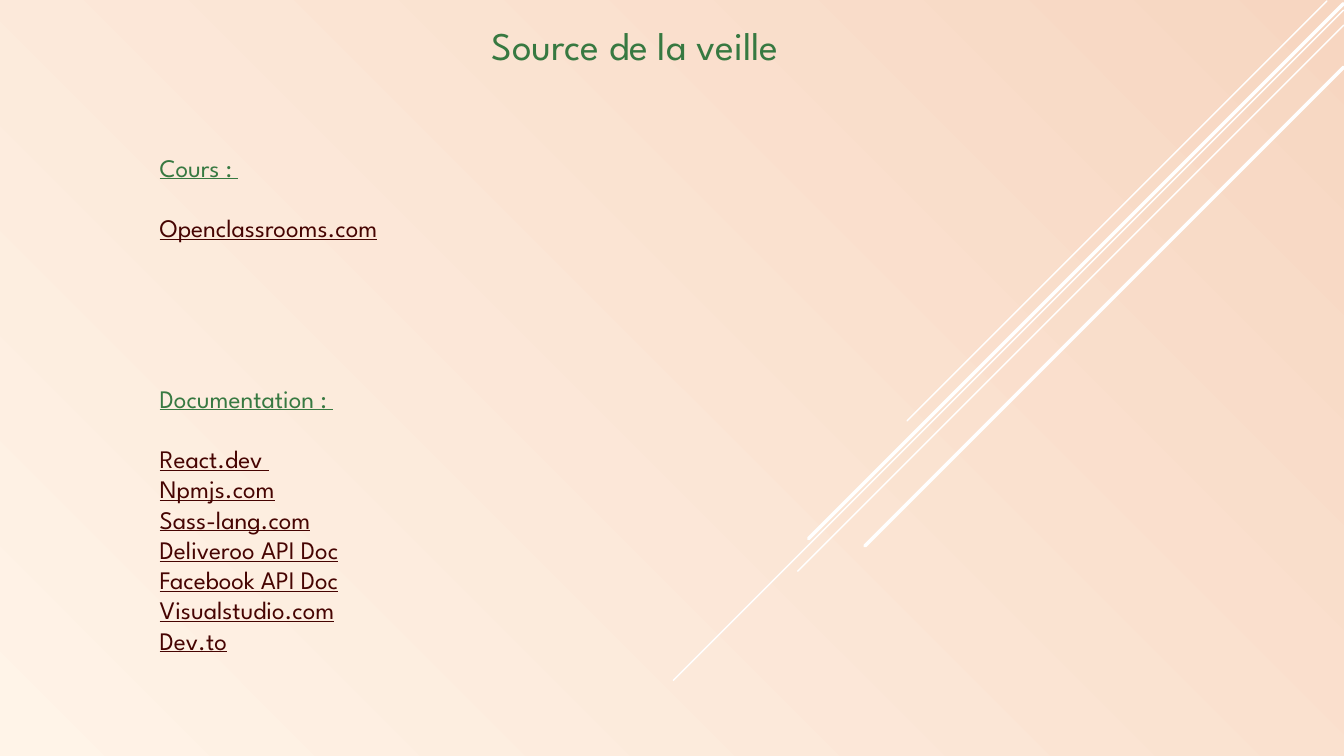
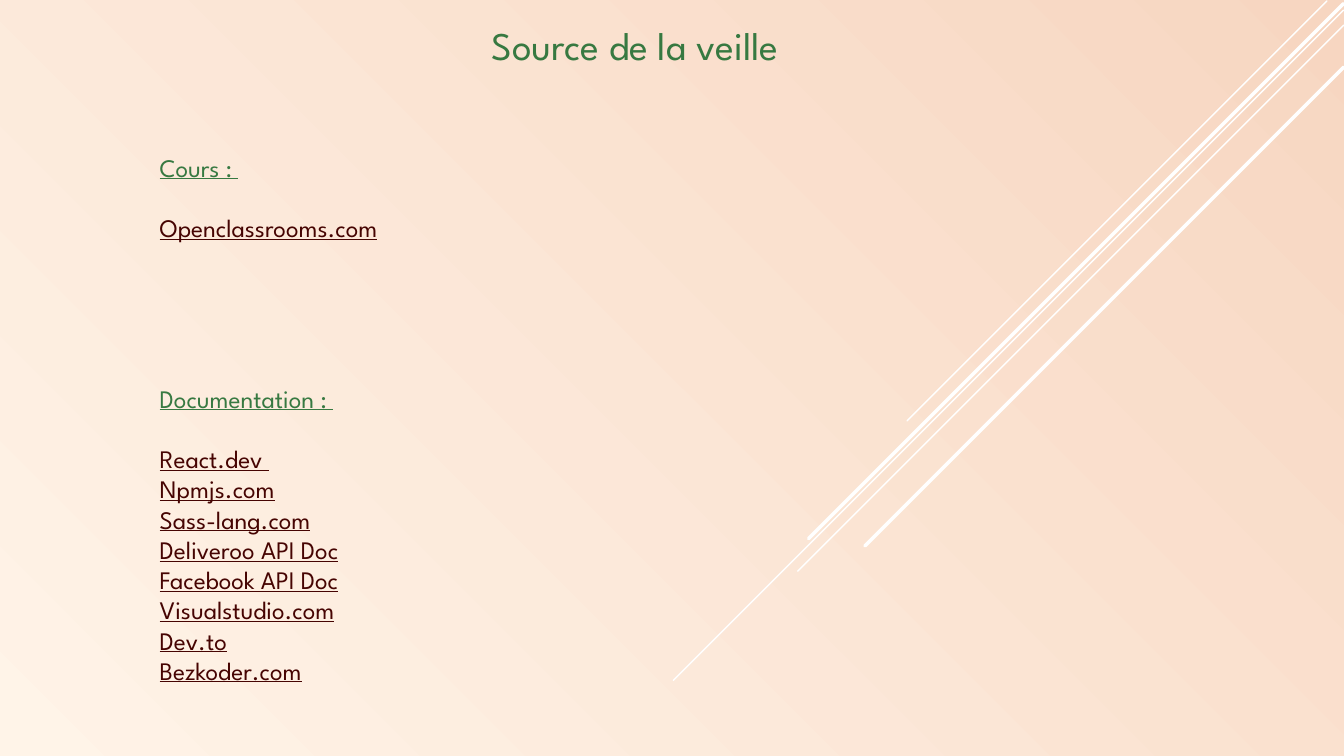
Before and after one commit to JordanKlashi/Projet-7, a slide deck: slide 10 of presentation/Présentation de la veille.pptx. Drawn at 1344x756 pixels with LibreOffice and Linux fonts; fonts in the diff are those of the drawing. Boxes give left, top, right and bottom in pixels: in the first picture for what was removed or moved away, otherwise in the second. Text is boxed around its words. In the diff, an @@ line names an element or a change of style, - is before the commit and + after.

```diff
--- a/presentation/Présentation de la veille.pptx
+++ b/presentation/Présentation de la veille.pptx
@@ text at [160,662,302,682]: paragraph added @@
+Bezkoder.com
```
Also in this commit, not shown: 10 other files.
